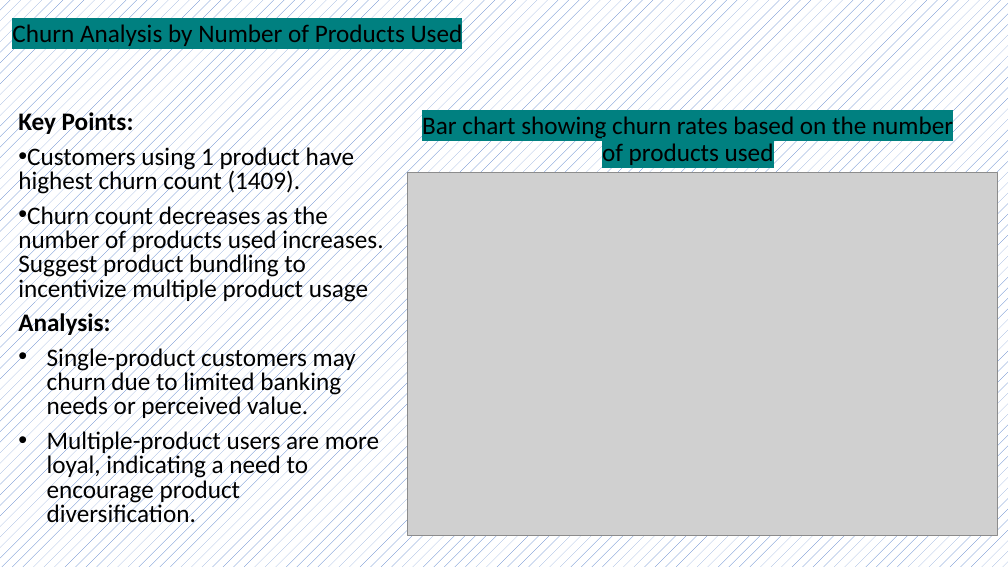
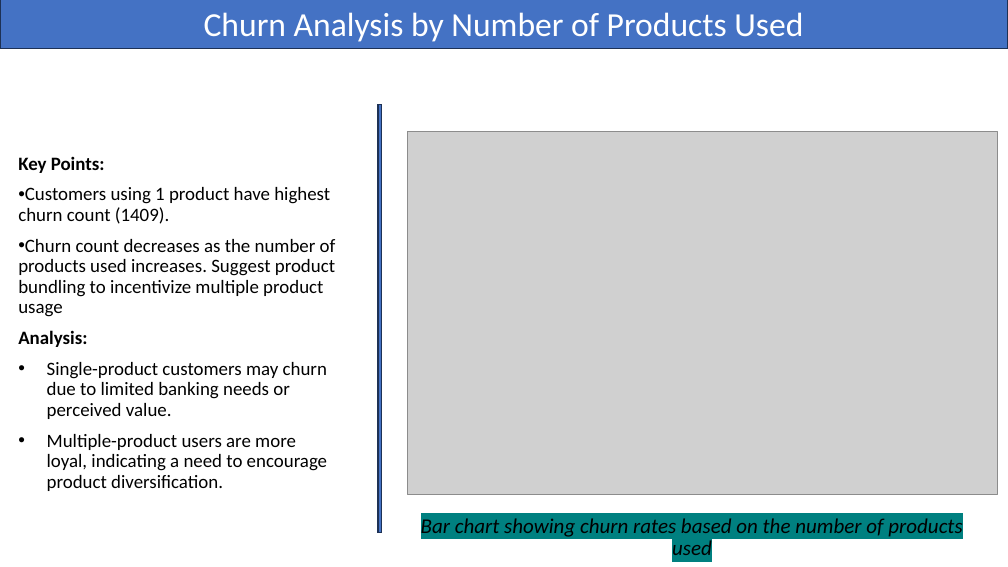
Before and after one commit to Lokesh272000/SQL-Project, a slide deck: slide 6 of Capstone Presentation.pptx. Drawn at 1008x567 pixels with LibreOffice and Linux fonts; fonts in the diff are those of the drawing; grey boxes stand for pictures. Boxes give left, top, right and bottom in pixels: in the first picture for what was removed or moved away, otherwise in the second. Text is boxed around its words. In the diff, an @@ line names an element or a change of style, - is before the commit and + after.

```diff
--- a/Capstone Presentation.pptx
+++ b/Capstone Presentation.pptx
@@ background pattern #4472C4 on #FFFFFF to #FFFFFF @@
@@ rectangle "Churn Analysis by Number of ...": place and size @@
-rectangle "Churn Analysis by Number of ..." at (12,21,463,48)
+rectangle "Churn Analysis by Number of ..." at (0,0,1008,49)
@@ rectangle "Churn Analysis by Number of ..." at (0,0,1008,49): size 24 to 32 pt, text colour #000000 to #FFFFFF, highlight #008080 to none; line spacing 0.9 to 1; vertical alignment bottom to middle; fill none to #4472C4; outline none to #1E3256 1 pt @@
@@ rectangle added at (378,104,382,533), fill #4472C4, outline #1E3256 1 pt @@
@@ picture: place and size @@
-picture at (408,172,997,535)
+picture at (408,132,997,495)
@@ text "Key Points:": place and size @@
-text "Key Points:" at (18,110,383,528)
+text "Key Points:" at (18,156,336,491)
@@ text "Key Points:" at (18,156,336,491): size 24 to 18 pt; line spacing 0.8 to 0.9 @@
@@ text "Bar chart showing churn rates ...": place and size @@
-text "Bar chart showing churn rates ..." at (422,116,953,165)
+text "Bar chart showing churn rates ..." at (421,518,962,555)
@@ text "Bar chart showing churn rates ..." at (421,518,962,555): size 24 to 20 pt, italic on @@
```
Also in this commit, not shown: 19 other slides changed, 1 slide added, 1 slide removed.
